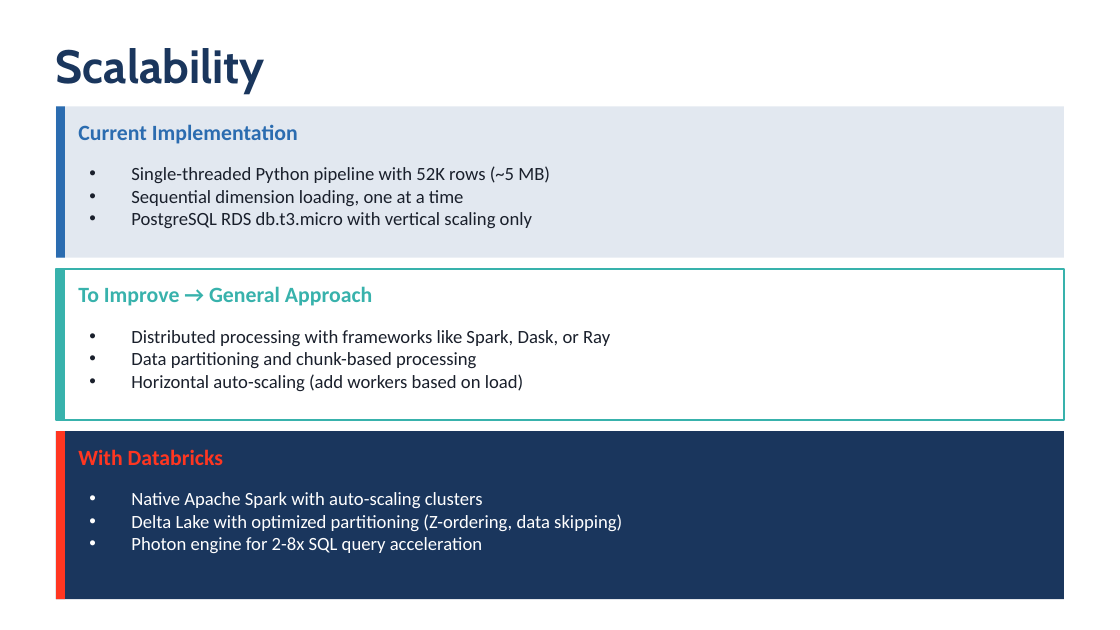
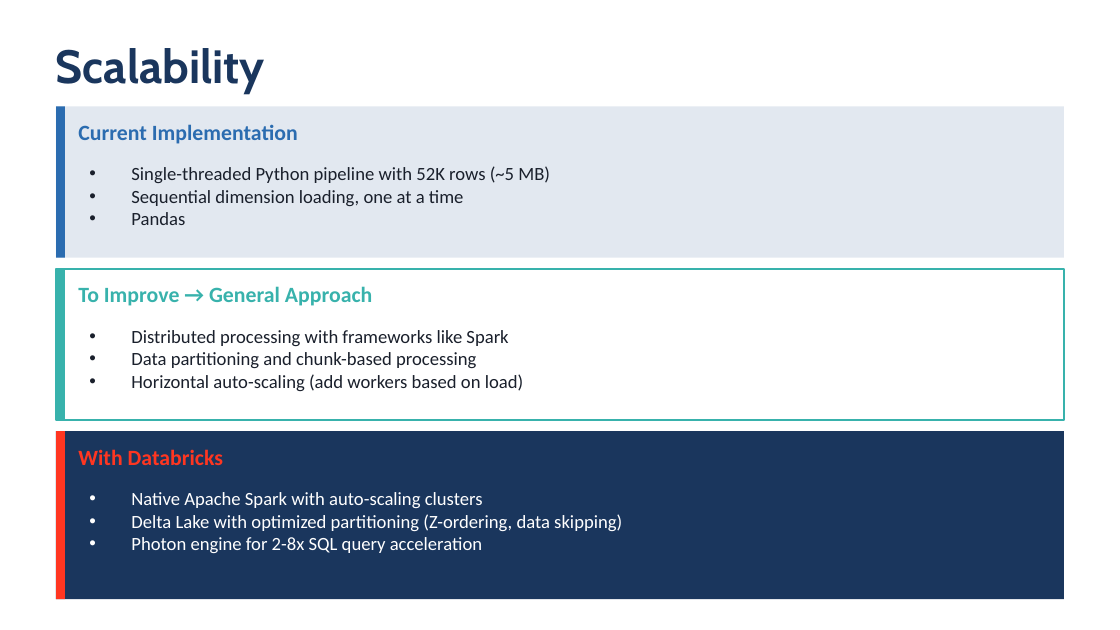
Before and after one commit to bergamobobson/revo-dataengineering-challenge, a slide deck: slide 10 of odin_full_presentation.pptx. Drawn at 1120x630 pixels with LibreOffice and Linux fonts; fonts in the diff are those of the drawing. Boxes give left, top, right and bottom in pixels: in the first picture for what was removed or moved away, otherwise in the second. Text is boxed around its words. In the diff, an @@ line names an element or a change of style, - is before the commit and + after.

```diff
--- a/odin_full_presentation.pptx
+++ b/odin_full_presentation.pptx
@@ text at [131, 212, 185, 225]: text changed @@
-• PostgreSQL RDS db.t3.micro with vertical scaling only
+• Pandas
@@ text at [131, 330, 508, 346]: text changed @@
-• Distributed processing with frameworks like Spark, Dask, or Ray
+• Distributed processing with frameworks like Spark
```
Also in this commit, not shown: 6 other slides changed, 1 slide removed, 1 other file.
